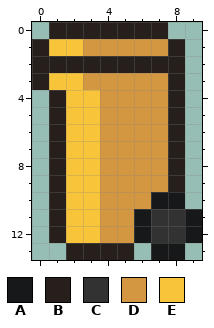
A pixel-art file gets an edit: assets/raster/trash-bin-yellow-10x14.aseprite. Above, as it was before the edit.
10x14 pixels, 1 frame.
Palette (. is transparent): A #171819  B #271f1b  C #323232  D #d39741  E #f8c53a
Pixels before, first column x 0:
 0 .BBBBBBB..
 1 BEEDDDDDB.
 2 BBBBBBBBB.
 3 BEEDDDDDB.
 4 .BEEDDDDB.
 5 .BEEDDDDB.
 6 .BEEDDDDB.
 7 .BEEDDDDB.
 8 .BEEDDDDB.
 9 .BEEDDDDB.
10 .BEEDDDAA.
11 .BEEDDACCA
12 .BEEDDACCA
13 ..BBBB.AA.
Now the later version:
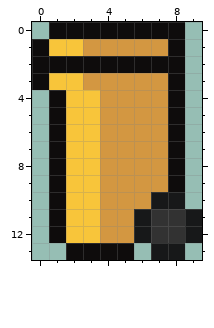
The edit:
Colour B changes from #271f1b to #0e0c0c.
Layer "Layer 4":
The edit adds colour B in row 0 at x 8.
Pixel boxes of the changes (left, top, right, bottom) in both pictures:
changed: (32, 22, 185, 260)
